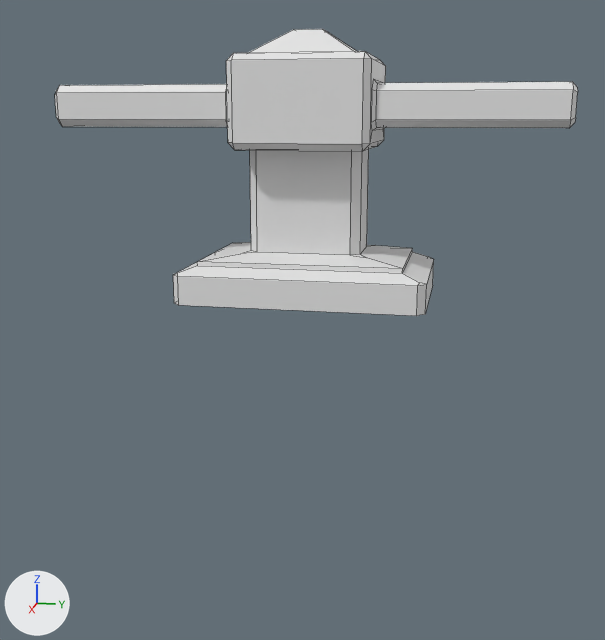
Before and after pictures for a commit that changed the FBX model Client/UnityProject/Assets/EntityArts/Boxes/LowStoneGuardrailBox/LowStoneGuardrail2.fbx.
One viewpoint serves both versions: a 50 mm lens placed at (6.82, 1.3, 1.47), pointed at (-0.03, -0.07, -0.24). Every picture has the same lights, and +X, +Y and +Z are marked at lower left. Mesh edges are drawn as thin lines.

Names of what the first picture shows: 'handrail2'.
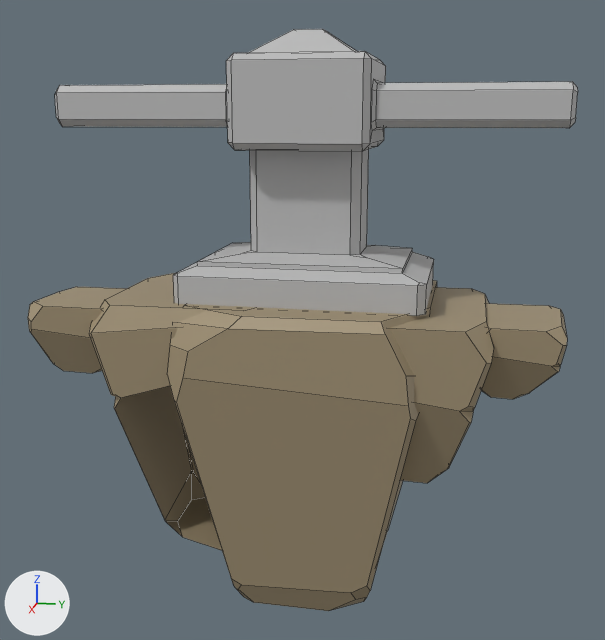
Patch to the scene script:
```diff
--- a/Client/UnityProject/Assets/EntityArts/Boxes/LowStoneGuardrailBox/LowStoneGuardrail2.fbx.py
+++ b/Client/UnityProject/Assets/EntityArts/Boxes/LowStoneGuardrailBox/LowStoneGuardrail2.fbx.py
@@ mat_lambert2 @@
+mat_lambert2 = principled_material('lambert2')
+mat_lambert2.base_color = (0.5, 0.5, 0.5)  # grey #bcbcbc
+mat_lambert2.roughness = 0.553
@@ mat_lambert2_001 @@
+mat_lambert2_001 = principled_material('lambert2.001')
+mat_lambert2_001.base_color = (0.359, 0.288, 0.178)  # beige #a29275
+mat_lambert2_001.roughness = 0.553
@@ me_cube_187 @@
 # used by ob_handrail2; location = (0.0, 0.0, 0.0)
-me_cube_187.from_pydata(...)  # 144 vertices, 124 faces; spans x -0.63..0.63, y -2.0..2.0, z 0.0..2.11
+me_cube_187.from_pydata(...)  # 484 vertices, 314 faces; spans x -1.03..0.99, y -2.24..2.09, z -2.67..2.11
+# me_cube_187 part 1: a new loose piece of 68 vertices spanning x -0.1..0.74, y -2.24..-1.35, z -0.64..-0.03, in mat_lambert2_001 (beige #a19275)
+# me_cube_187 part 2: a new loose piece of 68 vertices spanning x -1.03..0.99, y -1.0..1.03, z -2.67..0.01, in mat_lambert2_001 (beige #a19275)
+# me_cube_187 part 3: a new loose piece of 68 vertices spanning x -0.66..0.86, y -1.65..-0.14, z -2.26..0.01, in mat_lambert2_001 (beige #a19275)
+# me_cube_187 part 4: a new loose piece of 68 vertices spanning x -0.27..0.66, y 1.3..2.09, z -0.67..-0.07, in mat_lambert2_001 (beige #a19275)
+# me_cube_187 part 5: a new loose piece of 68 vertices spanning x -0.74..0.92, y 0.0..1.51, z -1.38..-0.03, in mat_lambert2_001 (beige #a19275)
+# me_cube_187 part 6: 124 faces spanning x -0.63..0.63, y -2.0..2.0, z 0.0..2.11 switch from no material to mat_lambert2 (grey #bcbcbc)
+me_cube_187.materials.append(mat_lambert2_001)  # beige #a29275
```

Where the change shows, as pixel boxes (x1, y1, x2, y2) in the pictures (605 x 640 px):
'handrail2', reshaped (102% taller)
    before: (55, 29, 578, 316)
    after: (28, 29, 578, 611)
part 1 of me_cube_187, added
    after: (28, 287, 125, 373)
part 2 of me_cube_187, added
    after: (168, 280, 437, 611)
part 3 of me_cube_187, added
    after: (89, 273, 222, 550)
part 4 of me_cube_187, added
    after: (481, 303, 567, 399)
part 5 of me_cube_187, added
    after: (389, 287, 494, 483)
part 6 of me_cube_187, recoloured
    both: (55, 29, 578, 316)
